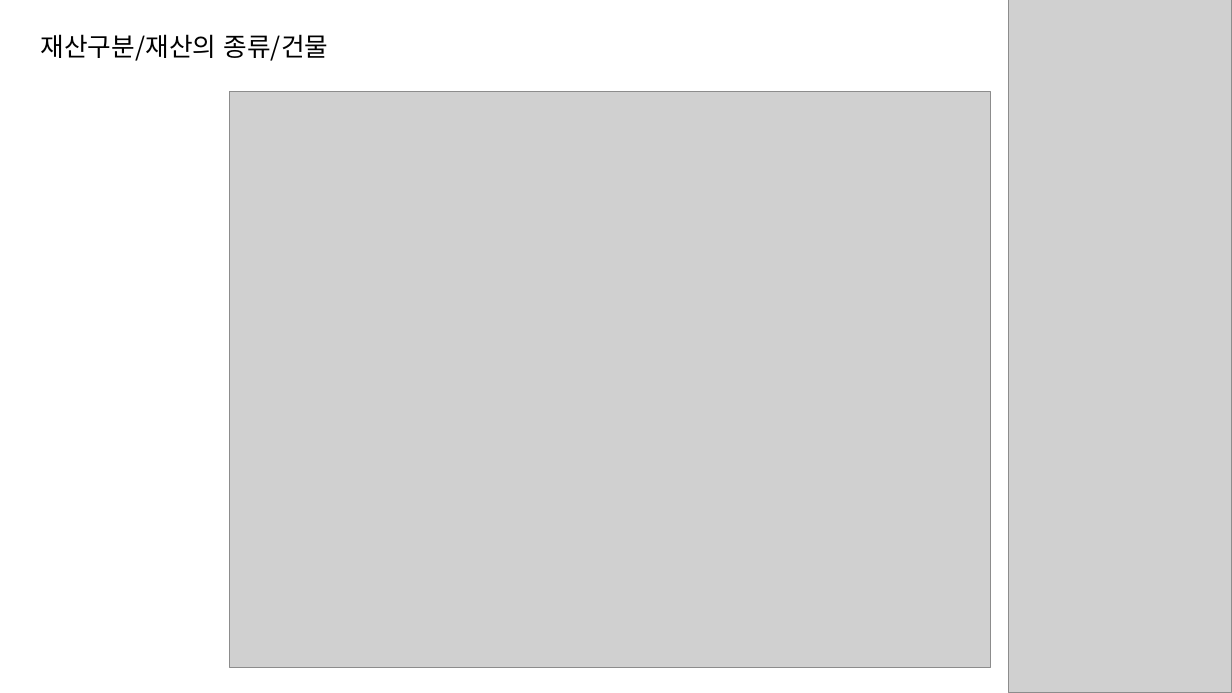
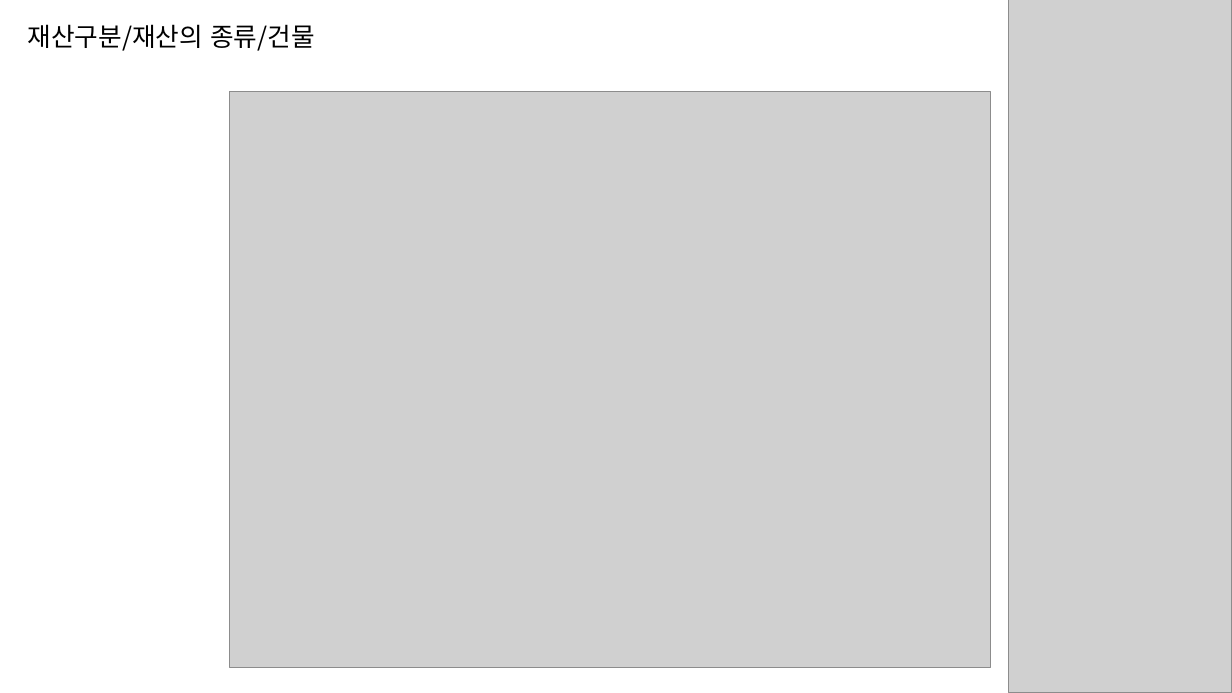
Before and after one commit to wordnbeing/sessac_visualproject, a slide deck: slide 13 of opwatch_visual_prj.pptx. Drawn at 1232x693 pixels with LibreOffice and Linux fonts; fonts in the diff are those of the drawing; grey boxes stand for pictures. Boxes give left, top, right and bottom in pixels: in the first picture for what was removed or moved away, otherwise in the second. Text is boxed around its words. In the diff, an @@ line names an element or a change of style, - is before the commit and + after.

```diff
--- a/opwatch_visual_prj.pptx
+++ b/opwatch_visual_prj.pptx
@@ text "재산구분/재산의 종류/건물": place and size @@
-text "재산구분/재산의 종류/건물" at <box>41,34,329,61</box>
+text "재산구분/재산의 종류/건물" at <box>28,24,315,51</box>
```
Also in this commit, not shown: 1 slide added, 1 slide removed, 9 other files.
